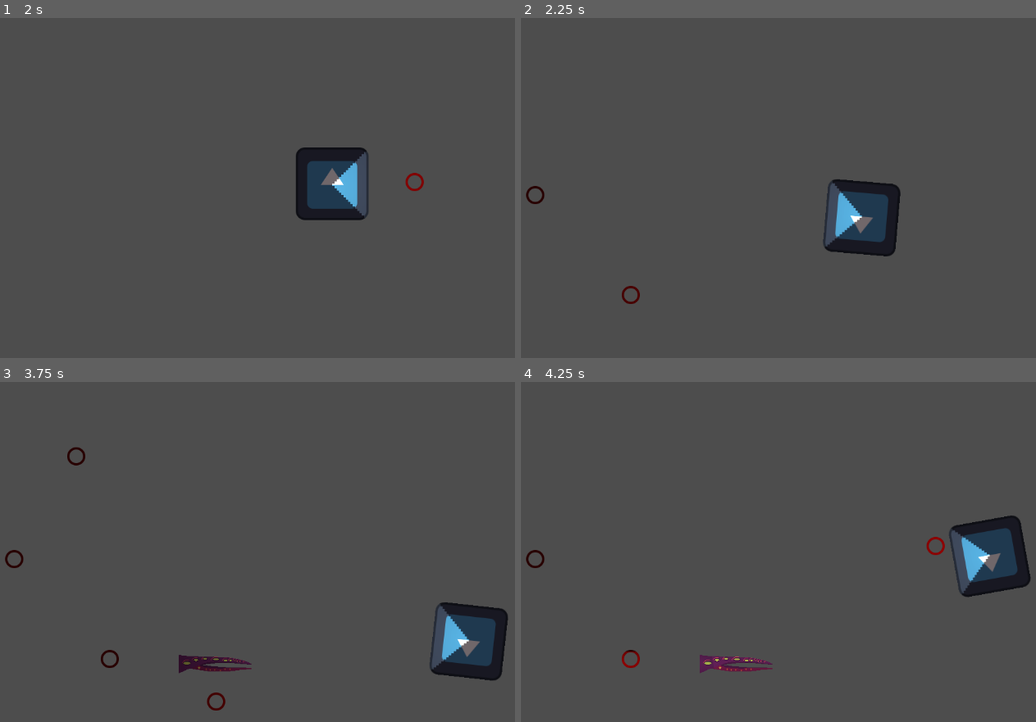
Above: before the commit, frames 1-4 (two rows, left to right).
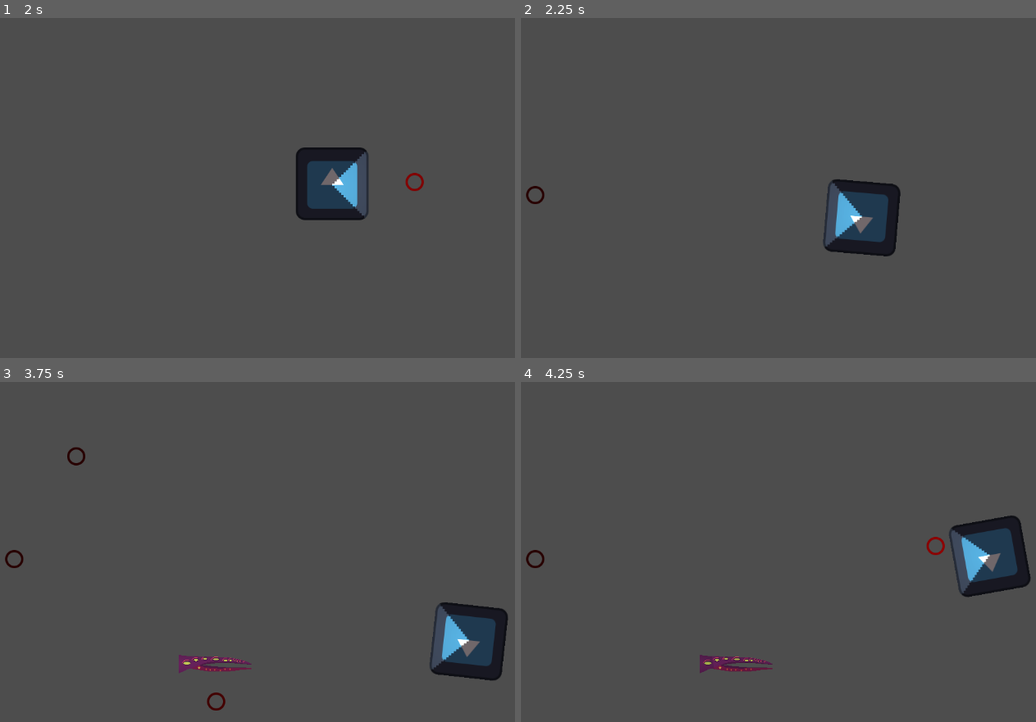
Above: after the commit, the same moments.

Repository: longhousedev/gamejam2024
Game: Godot game, scene res://UI/scene_manager.tscn
Two runs of this game, one before a commit and one after it. Both use one fixed random seed, a clock stepped at 60 frames per second and the inputs below. The engine's default icon, where the game draws it, is replaced by a stand-in: a white triangle on a blue panel in a dark square.
Inputs (mouse positions are in pixels of both pictures, inside the frame that each line leads up to):
- Up to frame 1 (2 s): click "Play Game" at 0.5 s; tap Enter at 1.25 s; move the mouse to (350, 154) at 1.27 s; hold D (move_right) from 1.28 s (still down); tap Space (Grab, bound only after the commit) at 1.35 s
- Up to frame 2 (2.25 s): move the mouse to (598, 191) at 2.02 s; release D (move_right) at 2.03 s; hold S (move_down) from 2.03 s (still down); right-click (598, 191) at 2.1 s
- Up to frame 3 (3.75 s): tap Space (Grab, bound only after the commit) at 2.3, 3.05 s; move the mouse to (272, 456) at 2.77 s; release S (move_down) at 2.78 s; hold D (move_right) 2.78-3.53 s; tap Q (rotate_anticlock) at 2.85 s; move the mouse to (175, 613) at 3.52 s; hold W (move_up) from 3.53 s (still down); tap E (rotate_clock) at 3.6 s
- Up to frame 4 (4.25 s): keep holding W (move_up); tap Space (Grab, bound only after the commit) at 3.8 s

Frame 1 is identical in both runs. In frame 2, less than 0.1% of the frame differs, in the area x 19-24%, y 78-85%; in frame 3, 0.5%, in the area x 19-49%, y 78-86%; in frame 4, less than 0.1%.
Error before the commit: Out of bounds get index '0' (on base: 'Array') (res://Objects/Patrol.gd:16)

Commit message:
Mirror movement working

Diff:
--- a/Levels/TestLevel.tscn
+++ b/Levels/TestLevel.tscn
@@ -32,9 +32,6 @@
 [node name="Enemy4" parent="." instance=ExtResource("2_4xm8f")]
 position = Vector2(592, 612)
 
-[node name="Enemy5" parent="." instance=ExtResource("2_4xm8f")]
-position = Vector2(405, 537)
-
 [node name="Enemy6" parent="." instance=ExtResource("2_4xm8f")]
 position = Vector2(237, 361)
 
--- a/Objects/Mirror.tscn
+++ b/Objects/Mirror.tscn
@@ -7,14 +7,15 @@
 [sub_resource type="RectangleShape2D" id="RectangleShape2D_hr1qq"]
 
 [sub_resource type="RectangleShape2D" id="RectangleShape2D_awe81"]
-size = Vector2(41, 40)
+size = Vector2(120, 120)
 
-[node name="Mirror" type="Node2D" node_paths=PackedStringArray("rayCasts", "sprite", "light", "body")]
+[node name="Mirror" type="Node2D" node_paths=PackedStringArray("rayCasts", "sprite", "light", "CollisionShape", "body")]
 script = ExtResource("1_a7h8s")
 rayCasts = [NodePath("RayCaster"), NodePath("RayCaster2"), NodePath("RayCaster3")]
-offset = 5
+offset = 10
 sprite = NodePath("Sprite2D")
 light = NodePath("PointLight2D")
+CollisionShape = NodePath("RigidBody2D/CollisionShape2D")
 body = NodePath("RigidBody2D")
 
 [node name="RigidBody2D" type="RigidBody2D" parent="."]
@@ -22,6 +23,7 @@
 gravity_scale = 0.0
 can_sleep = false
 lock_rotation = true
+freeze = true
 
 [node name="CollisionShape2D" type="CollisionShape2D" parent="RigidBody2D"]
 shape = SubResource("RectangleShape2D_hr1qq")
@@ -59,3 +61,4 @@
 offset = 5
 
 [connection signal="body_entered" from="Area2D" to="." method="_on_player_body_entered"]
+[connection signal="body_exited" from="Area2D" to="." method="_on_player_body_exited"]
--- a/Objects/Patrol.gd
+++ /dev/null
@@ -1,25 +0,0 @@
-class_name patrol_state extends Node2D
-
-@export var move_script:enemy_move
-@export var waypoint_list:Array
-var current_waypoint_idx:int
-var current_waypoint_pos:Vector2
-var movement_speed: float = 100
-
-# Called when the node enters the scene tree for the first time.
-func _ready():
-	current_waypoint_idx = 0
-
-func _process(delta):
-
-	# Check if current waypoint is reached
-	if global_position == waypoint_list[current_waypoint_idx].global_position:
-
-		# Check to see if last waypoint
-		if waypoint_list.size() == current_waypoint_idx - 1:
-			current_waypoint_idx = 0
-		else:
-			current_waypoint_idx += 1
-
-	var destination = waypoint_list[current_waypoint_idx].global_position
-	move_script.set_movement_target(destination)
--- a/Objects/enemy.tscn
+++ b/Objects/enemy.tscn
@@ -2,8 +2,8 @@
 
 [ext_resource type="Texture2D" uid="uid://d2cdag2gm0vtt" path="res://Test Enemy.png" id="1_7r4e7"]
 [ext_resource type="Script" path="res://Scripts/VisibleObjects/VisibleEnemy.gd" id="1_ola76"]
-[ext_resource type="Script" path="res://Objects/move_to.gd" id="2_o83io"]
-[ext_resource type="Script" path="res://Objects/Patrol.gd" id="4_qw7cj"]
+[ext_resource type="Script" path="res://Scripts/move_to.gd" id="2_m1sbc"]
+[ext_resource type="Script" path="res://Scripts/Patrol.gd" id="4_p2hiy"]
 
 [sub_resource type="CircleShape2D" id="CircleShape2D_wwp0c"]
 radius = 15.0
@@ -14,7 +14,7 @@
 body = NodePath("CharacterBody2D")
 
 [node name="CharacterBody2D" type="CharacterBody2D" parent="." groups=["enemy"]]
-script = ExtResource("2_o83io")
+script = ExtResource("2_m1sbc")
 
 [node name="CollisionShape2D" type="CollisionShape2D" parent="CharacterBody2D"]
 shape = SubResource("CircleShape2D_wwp0c")
@@ -26,7 +26,8 @@
 
 [node name="State Machine" type="Node2D" parent="."]
 
-[node name="Patrol" type="Node2D" parent="State Machine"]
-script = ExtResource("4_qw7cj")
+[node name="Patrol" type="Node2D" parent="State Machine" node_paths=PackedStringArray("move_script")]
+script = ExtResource("4_p2hiy")
+move_script = NodePath("../../CharacterBody2D")
 
 [node name="Chase" type="Node2D" parent="State Machine"]
--- a/Scripts/GameManager.gd
+++ b/Scripts/GameManager.gd
@@ -1,3 +1,4 @@
 extends Node
 
 var gameStats:Stats
+var player:Player_Movement
--- /dev/null
+++ b/Scripts/Patrol.gd
@@ -0,0 +1,25 @@
+class_name patrol_state extends Node2D
+
+@export var move_script:enemy_move
+@export var waypoint_list:Array
+var current_waypoint_idx:int
+var current_waypoint_pos:Vector2
+var movement_speed: float = 100
+
+# Called when the node enters the scene tree for the first time.
+func _ready():
+	current_waypoint_idx = 0
+
+func _process(delta):
+	if waypoint_list.size()>0:
+		# Check if current waypoint is reached
+		if global_position == waypoint_list[current_waypoint_idx].global_position:
+
+		# Check to see if last waypoint
+			if waypoint_list.size() == current_waypoint_idx - 1:
+				current_waypoint_idx = 0
+			else:
+				current_waypoint_idx += 1
+
+		var destination = waypoint_list[current_waypoint_idx].global_position
+		move_script.set_movement_target(destination)
--- a/Scripts/VisibleObjects/Mirror.gd
+++ b/Scripts/VisibleObjects/Mirror.gd
@@ -1,9 +1,13 @@
-extends Visible
+class_name Mirror extends Visible
 
 @export var rayCasts:Array[RayCaster];
 @export var offset:int;
 @export var sprite:Sprite2D;
 @export var light:PointLight2D;
+@export var CollisionShape:CollisionShape2D;
+var grabbed:bool;
+var positionOffset:Vector2;
+
 # Called when the node enters the scene tree for the first time.
 func _ready():
 	super._ready();
@@ -13,13 +17,16 @@
 func _process(delta):
 	if(is_visible):
 		for r in rayCasts.size():
-			var pos:Vector2 = global_position+Vector2(r*offset,0)
+			var pos:Vector2 = global_position+Vector2((r*offset)-offset,0)
 			rayCasts[r].rayCasting(pos,global_rotation)
 
-
+func _physics_process(delta):
+	if(grabbed):
+		position = GameManager.player.global_position + positionOffset
 
 func _on_player_body_entered(body):
-	pass # Replace with function body.
+	if body == GameManager.player:
+		GameManager.player.canGrab(self);
 
 func set_visibility(new_visibility:bool):
 	super.set_visibility(new_visibility);
@@ -30,3 +37,20 @@
 			for p in r.previousCasts:
 				if(p!=self):
 					p.set_visibility(false);
+
+
+func _on_player_body_exited(body):
+	if body == GameManager.player:
+		GameManager.player.cannotGrab(self);
+
+func grab():
+	grabbed = true;
+	positionOffset =global_position-GameManager.player.global_position
+	set_visibility(true);
+	CollisionShape.disabled = true;
+	pass;
+func release():
+	grabbed = false;
+	set_visibility(false);
+	CollisionShape.disabled = false;
+	pass;
--- a/Objects/move_to.gd
+++ b/Scripts/move_to.gd
@@ -1,7 +1,7 @@
 class_name enemy_move extends CharacterBody2D
 
 @export var waypoint_list:Array
-@export var player_script: Player_Movement
+@export var player_script:Player_Movement
 var movement_speed: float = 100
 var movement_target_position: Vector2
 
@@ -22,7 +22,7 @@
 func actor_setup():
 	# Wait for the first physics frame so the NavigationServer can sync.
 	await get_tree().physics_frame
-
+	player_script = GameManager.player
 	# Now that the navigation map is no longer empty, set the movement target.
 	set_movement_target(movement_target_position)
 
--- a/Scripts/player_movement.gd
+++ b/Scripts/player_movement.gd
@@ -7,8 +7,10 @@
 
 var dead = false;
 var gameStats:Stats
+var mirror:Mirror;
+var grabbed:bool = false;
 func _ready():
-	pass;
+	GameManager.player = self;
 func _physics_process(delta):
 
 	# Get rotation
@@ -21,13 +23,15 @@
 		else:
 			var rotate_direction = Input.get_axis("rotate_anticlock", "rotate_clock")
 			rotation += rotate_direction * ROTATION_SPEED * delta
-
+		if Input.is_action_just_pressed("Grab"):
+			grab();
 	# Get the input direction and handle the movement/deceleration.
 	# As good practice, you should replace UI actions with custom gameplay actions.
 		var input_direction = Input.get_vector("move_left", "move_right", "move_up", "move_down")
 		velocity = input_direction * SPEED
 	else:
 		velocity = velocity * 0
+
 
 	move_and_slide()
 
@@ -36,9 +40,25 @@
 
 	for i in get_slide_collision_count():
 		var collision = get_slide_collision(i)
-		if collision.get_collider().is_in_group("enemy"):
-			if !dead:
-				dead = true
-				print("I hit an enemy!")
-				await get_tree().create_timer(1.0).timeout
-				GameManager.gameStats.player_died();
+		if(collision != null):
+			if collision.get_collider().is_in_group("enemy"):
+				if !dead:
+					dead = true
+					print("I hit an enemy!")
+					await get_tree().create_timer(1.0).timeout
+					GameManager.gameStats.player_died();
+
+func canGrab(newMirror:Mirror):
+	mirror = newMirror
+
+func cannotGrab(newMirror:Mirror):
+	if(newMirror == mirror):
+		mirror == null;
+func grab():
+	if mirror != null:
+		if grabbed:
+			mirror.release();
+			grabbed = false;
+		else:
+			mirror.grab();
+			grabbed = true;
--- a/project.godot
+++ b/project.godot
@@ -62,3 +62,8 @@
 "events": [Object(InputEventMouseButton,"resource_local_to_scene":false,"resource_name":"","device":-1,"window_id":0,"a …(258 unchanged characters)…
 ]
 }
+Grab={
+"deadzone": 0.5,
+"events": [Object(InputEventKey,"resource_local_to_scene":false,"resource_name":"","device":-1,"window_id":0,"alt_pressed":false,"shift_pressed":false,"ctrl_pressed":false,"meta_pressed":false,"pressed":false,"keycode":0,"physical_keycode":32,"key_label":0,"unicode":32,"echo":false,"script":null)
+]
+}
Not shown: 1 places in Levels/TestLevel.tscn that only renumber resources
Not shown: 1 places in Objects/player.tscn that only renumber resources
